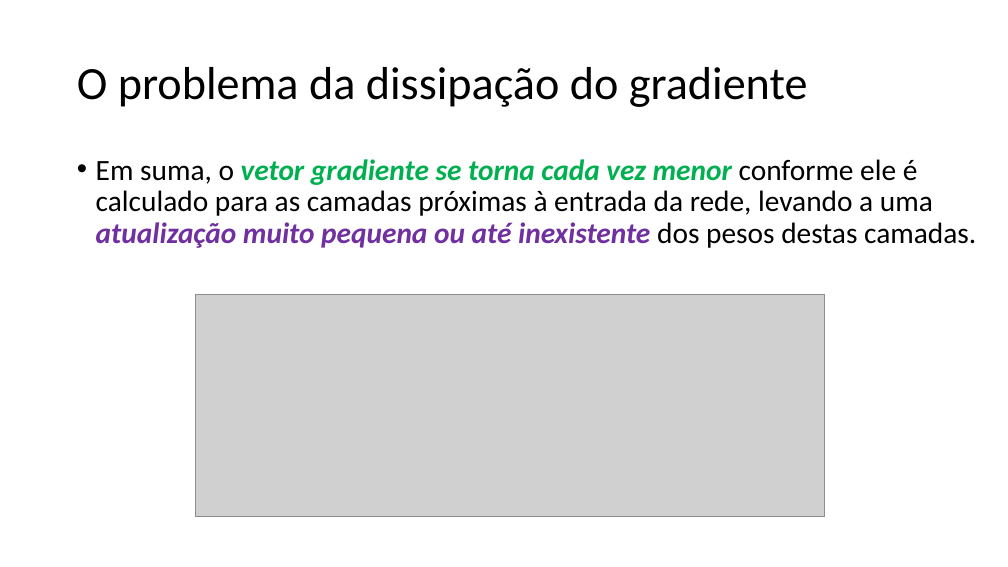
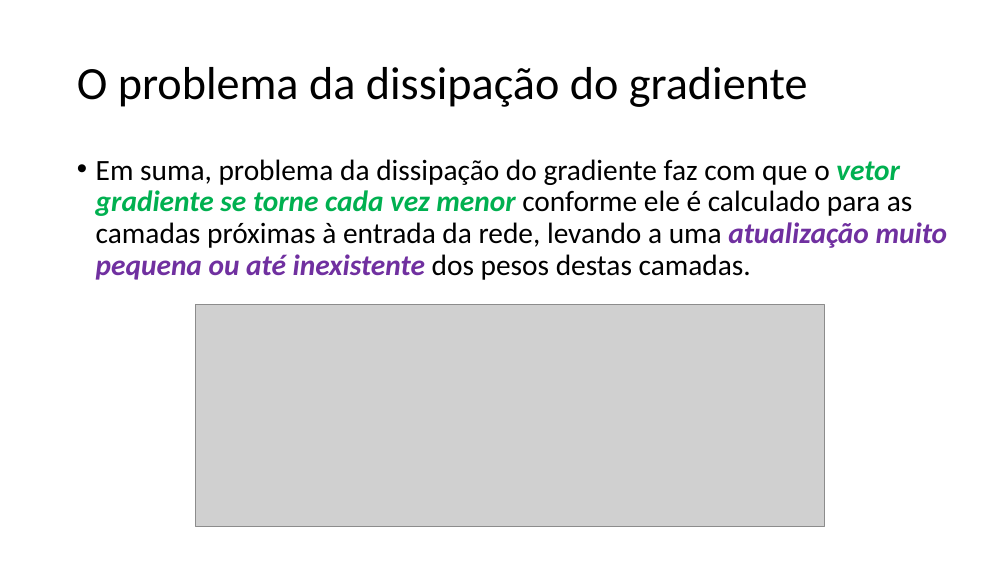
Before and after one commit to zz4fap/t320_aprendizado_de_maquina, a slide deck: slide 19 of slides/T320_Redes_Neurais_Artificiais (Parte II).pptx. Drawn at 1008x567 pixels with LibreOffice and Linux fonts; fonts in the diff are those of the drawing; grey boxes stand for pictures. Boxes give left, top, right and bottom in pixels: in the first picture for what was removed or moved away, otherwise in the second. Text is boxed around its words. In the diff, an @@ line names an element or a change of style, - is before the commit and + after.

Commit message:
update of slides

```diff
--- a/slides/T320_Redes_Neurais_Artificiais (Parte II).pptx
+++ b/slides/T320_Redes_Neurais_Artificiais (Parte II).pptx
@@ text at (96, 159, 948, 280): text changed @@
-• Em suma, o vetor gradiente se torna cada vez menor conforme ele é calculado para as camadas próximas à entrada da rede, levando a uma atualização muito pequena ou até inexistente dos pesos destas camadas.
+• Em suma, problema da dissipação do gradiente faz com que o vetor gradiente se torne cada vez menor conforme ele é calculado para as camadas próximas à entrada da rede, levando a uma atualização muito pequena ou até inexistente dos pesos destas camadas.
@@ picture: place and size @@
-picture at (195, 295, 825, 516)
+picture at (195, 305, 825, 526)
```
Also in this commit, not shown: 7 other slides changed, 1 other file.
